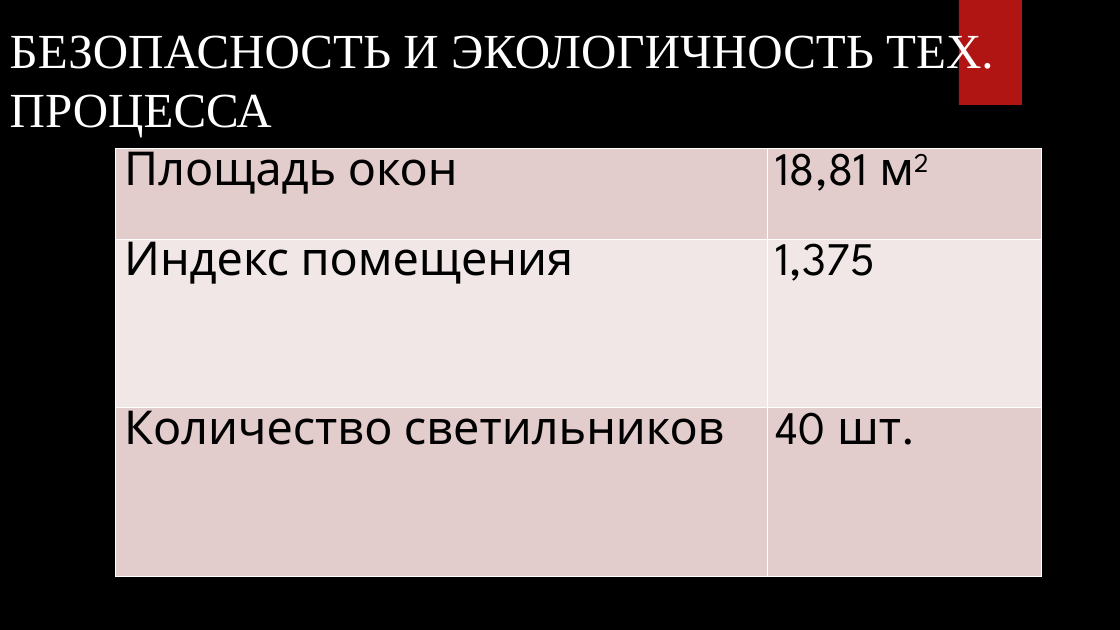
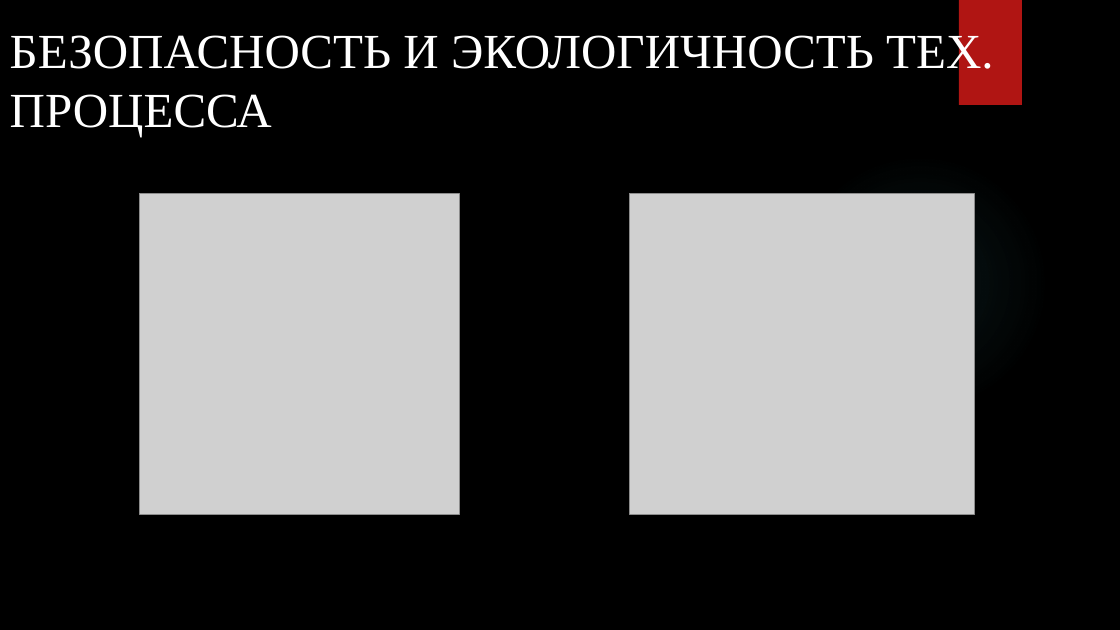
Before and after one commit to David2261/Scheme_Automation, a slide deck: slide 7 of 2023/Диплом/Андрей Козин/Презентация Андрей.pptx. Drawn at 1120x630 pixels with LibreOffice and Linux fonts; fonts in the diff are those of the drawing; grey boxes stand for pictures; background and template pictures are left out. Boxes give left, top, right and bottom in pixels: in the first picture for what was removed or moved away, otherwise in the second. Text is boxed around its words. In the diff, an @@ line names an element or a change of style, - is before the commit and + after.

Commit message:
Add presentation for Alina and update presentation for Andrew

```diff
--- a/2023/Диплом/Андрей Козин/Презентация Андрей.pptx
+++ b/2023/Диплом/Андрей Козин/Презентация Андрей.pptx
@@ table removed at (x1=116, y1=149, x2=1042, y2=576), 3 rows, 2 columns @@
-Площадь окон | 18,81 м2
-Индекс помещения | 1,375
-Количество светильников | 40 шт.
@@ picture added at (x1=139, y1=194, x2=459, y2=514) @@
@@ picture added at (x1=629, y1=194, x2=975, y2=514) @@
```
Also in this commit, not shown: 2 other files.
